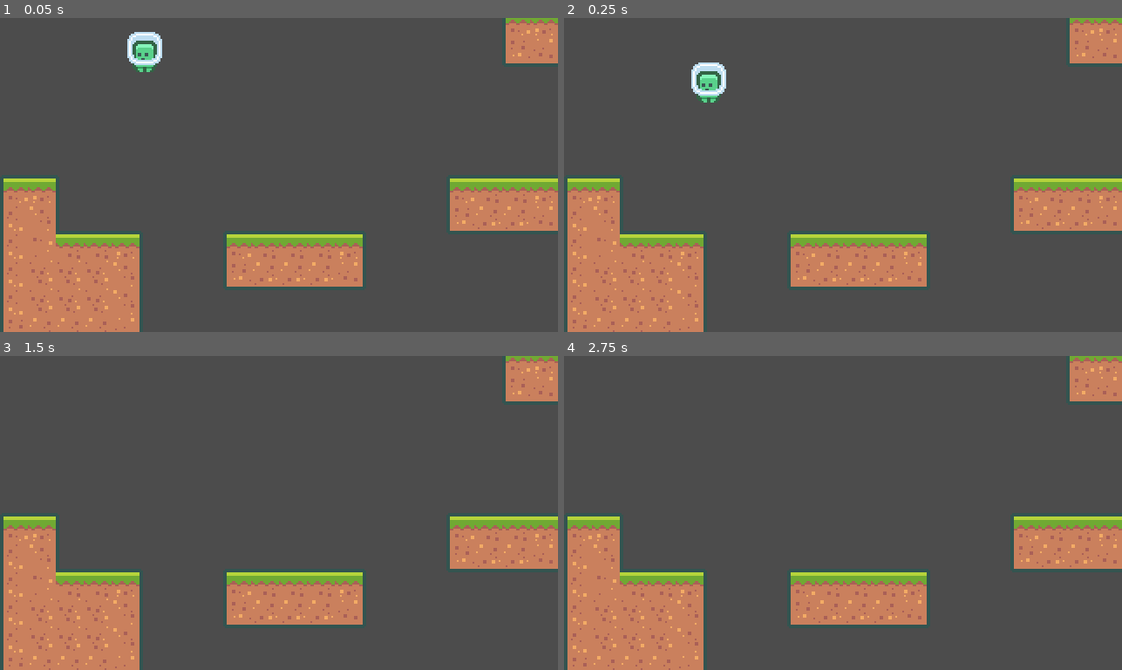
Above: before the commit, frames 1-4 (two rows, left to right).
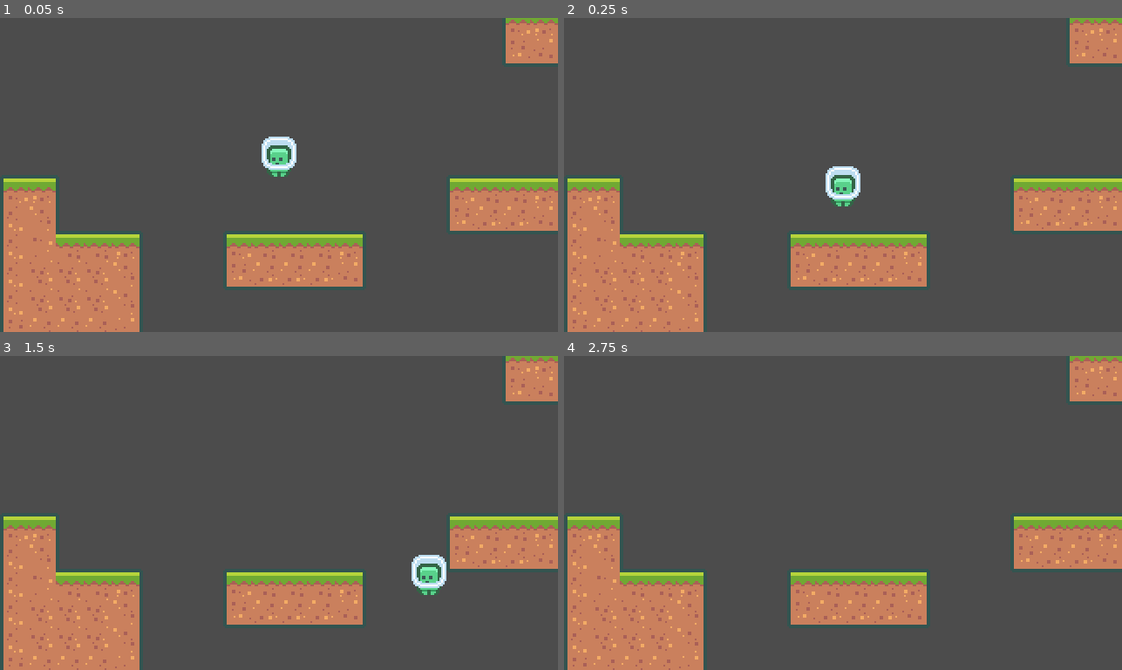
Above: after the commit, the same moments.

Repository: tiagoskaterock/GodotPlatformer
Game: Godot game, scene res://Scenes/Main.tscn
The game is run twice, just before and just after one commit, with the same random seed, the same clock (stepped at 60 frames per second) and the same inputs.
Inputs:
- Up to frame 1 (0.05 s): no input
- Up to frame 2 (0.25 s): no input
- Up to frame 3 (1.5 s): hold W (jump) 0.53-1.28 s; hold D (move_right) from 0.53 s (still down); tap W (jump) at 1.35 s
- Up to frame 4 (2.75 s): tap W (jump) at 1.52, 1.82 s; tap Enter at 2 s; release D (move_right) at 2.03 s; hold A (move_left) from 2.03 s (still down); hold W (jump) from 2.03 s (still down)

The runs differ from the first frame. In frame 1, 1.4% of the frame differs, in the area x 22-54%, y 4-51%; in frame 2, 1.4%; in frame 3, 0.7%; in frame 4, nothing differs.

Commit message:
7. Light Reorganization and Tweaks

Diff:
--- /dev/null
+++ b/Game/Scenes/Characters/Player.tscn
@@ -0,0 +1,21 @@
+[gd_scene load_steps=4 format=2]
+
+[ext_resource path="res://Scripts/Player.gd" type="Script" id=1]
+[ext_resource path="res://Assets/Characters/Player/character_0000.png" type="Texture" id=2]
+
+[sub_resource type="RectangleShape2D" id=1]
+extents = Vector2( 10, 11.5 )
+
+[node name="Player" type="KinematicBody2D"]
+script = ExtResource( 1 )
+__meta__ = {
+"_edit_group_": true
+}
+
+[node name="Sprite" type="Sprite" parent="."]
+position = Vector2( 0, -12 )
+texture = ExtResource( 2 )
+
+[node name="Shape" type="CollisionShape2D" parent="."]
+position = Vector2( 0, -11.5 )
+shape = SubResource( 1 )
--- a/Game/Scenes/Main.tscn
+++ b/Game/Scenes/Main.tscn
@@ -1,10 +1,7 @@
-[gd_scene load_steps=19 format=2]
+[gd_scene load_steps=17 format=2]
 
 [ext_resource path="res://Assets/Tilemap/tiles_packed.png" type="Texture" id=1]
-[ext_resource path="res://Assets/Characters/Player/character_0000.png" type="Texture" id=2]
-[ext_resource path="res://Scripts/Player.gd" type="Script" id=3]
-
-[sub_resource type="RectangleShape2D" id=1]
+[ext_resource path="res://Scenes/Characters/Player.tscn" type="PackedScene" id=2]
 
 [sub_resource type="ConvexPolygonShape2D" id=2]
 points = PoolVector2Array( 0, 0, 18, 0, 18, 18, 0, 18 )
@@ -151,18 +148,7 @@
 
 [node name="MainScene" type="Node2D"]
 
-[node name="Player" type="KinematicBody2D" parent="."]
-position = Vector2( -77, -72 )
-script = ExtResource( 3 )
-__meta__ = {
-"_edit_group_": true
-}
-
-[node name="Sprite" type="Sprite" parent="Player"]
-texture = ExtResource( 2 )
-
-[node name="Shape" type="CollisionShape2D" parent="Player"]
-shape = SubResource( 1 )
+[node name="Player" parent="." instance=ExtResource( 2 )]
 
 [node name="Camera" type="Camera2D" parent="."]
 current = true
--- a/Game/Scripts/Player.gd
+++ b/Game/Scripts/Player.gd
@@ -7,11 +7,9 @@
 var jumpSpeed = 250
 var jumpTerminationMultiplier = 4
 
+
 func _process(delta):
-	var moveVector = Vector2.ZERO
-
-	moveVector.x = Input.get_action_strength("move_right") - Input.get_action_strength("move_left")
-	moveVector.y = -1 if Input.is_action_just_pressed("jump") else 0
+	var moveVector = get_movement_vector()
 
 	velocity.x += moveVector.x * horizontalAcceleration * delta
 	if(moveVector.x == 0) :
@@ -28,3 +26,10 @@
 		velocity.y += gravity * delta
 
 	velocity = move_and_slide(velocity, Vector2.UP)
+
+
+func get_movement_vector():
+	var moveVector = Vector2.ZERO
+	moveVector.x = Input.get_action_strength("move_right") - Input.get_action_strength("move_left")
+	moveVector.y = -1 if Input.is_action_just_pressed("jump") else 0
+	return moveVector
--- a/Game/project.godot
+++ b/Game/project.godot
@@ -20,7 +20,7 @@
 window/size/height=180
 window/size/test_width=1920
 window/size/test_height=1080
-window/stretch/mode="2d"
+window/stretch/mode="viewport"
 window/stretch/aspect="keep_height"
 
 [gui]
@@ -80,4 +80,5 @@
 
 [rendering]
 
+2d/snapping/use_gpu_pixel_snap=true
 environment/default_environment="res://default_env.tres"
